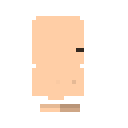
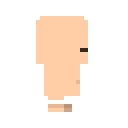
Layered file, before and after one edit (128 x 128). Changes by layer:
painted on "Layer 1" over [32, 16, 88, 112]
